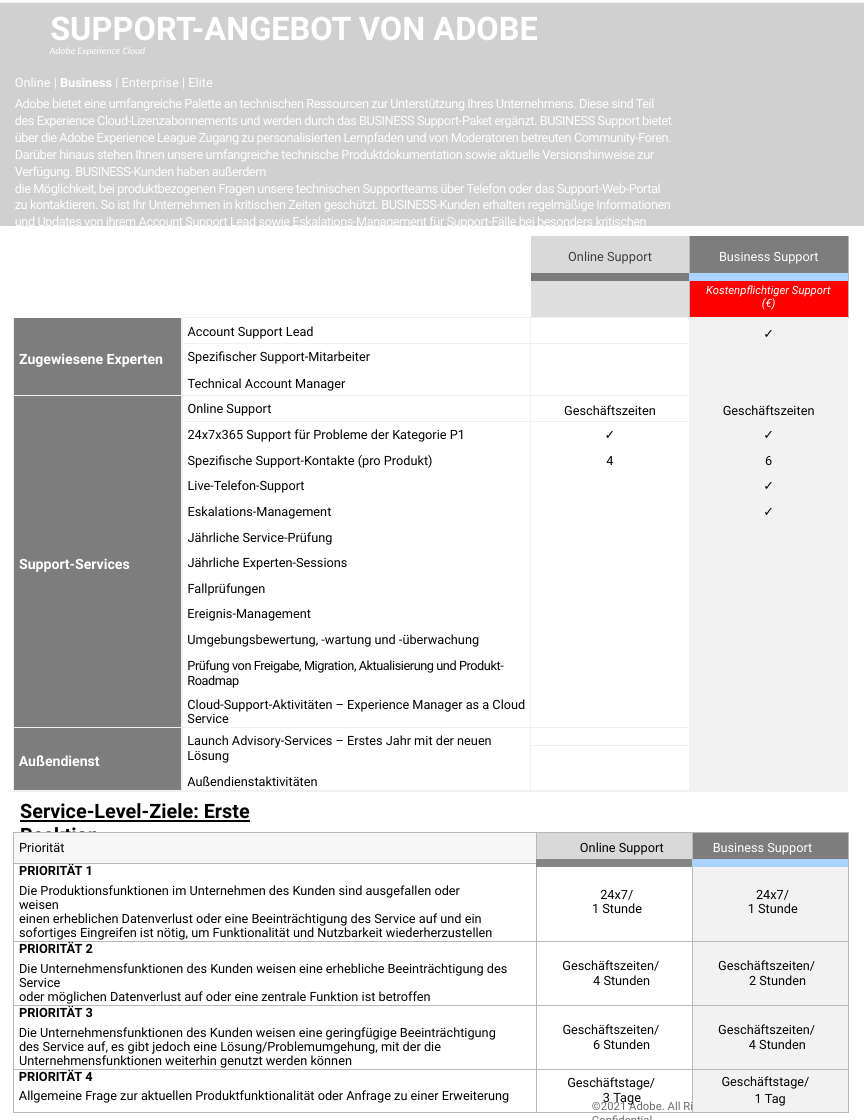
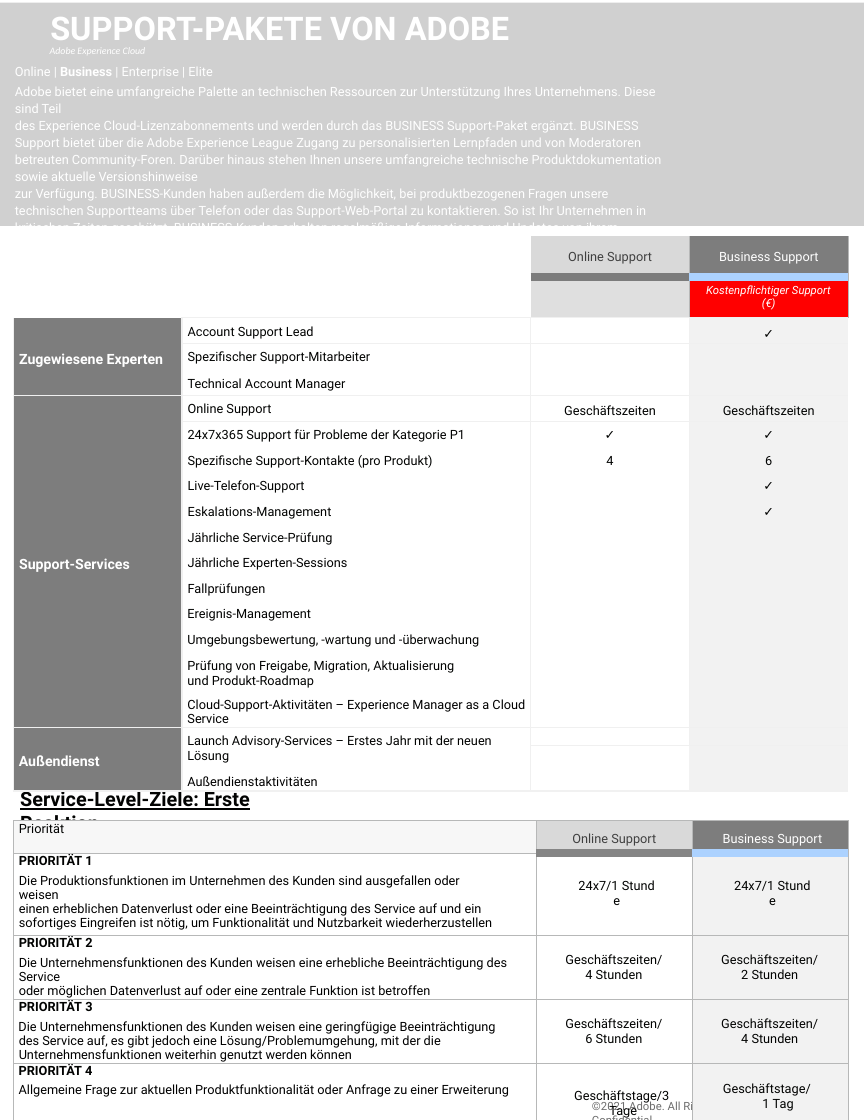
Before and after one commit to AdobeDocs/support-resources.de-DE, a slide deck: slide 1 of help/data-sheets/assets/BusinessSupportDatasheet.pptx. Drawn at 865x1120 pixels with LibreOffice and Linux fonts; fonts in the diff are those of the drawing; grey boxes stand for pictures; background and template pictures are left out. Boxes give left, top, right and bottom in pixels: in the first picture for what was removed or moved away, otherwise in the second. Text is boxed around its words. In the diff, an @@ line names an element or a change of style, - is before the commit and + after.

```diff
--- a/help/data-sheets/assets/BusinessSupportDatasheet.pptx
+++ b/help/data-sheets/assets/BusinessSupportDatasheet.pptx
@@ title at (x1=50, y1=17, x2=509, y2=40): text changed @@
-SUPPORT-ANGEBOT VON ADOBE
+SUPPORT-PAKETE VON ADOBE
@@ text "Online | Business | Enterprise ..." moved from (x1=15, y1=78, x2=672, y2=231) to (x1=15, y1=67, x2=662, y2=226) @@
@@ text at (x1=15, y1=87, x2=662, y2=226): letter spacing -0.3 to 0 pt @@
@@ table at (x1=13, y1=236, x2=849, y2=790) @@
@@ letter spacing -0.3 to 0 pt in "Prüfung von Freigabe, Migration, Aktualisierung und Produkt- ..." @@
@@ text "Service-Level-Ziele: Erste Reaktion" moved from (x1=20, y1=803, x2=250, y2=848) to (x1=20, y1=788, x2=250, y2=833) @@
@@ table at (x1=13, y1=820, x2=848, y2=1120) @@
-row 2, column 2: 24x7/ 1 Stunde
+row 2, column 2: 24x7/1 Stunde
-row 2, column 3: 24x7/ 1 Stunde
+row 2, column 3: 24x7/1 Stunde
-row 5, column 2: Geschäftstage/ 3 Tage
+row 5, column 2: Geschäftstage/3 Tage
-row 5, column 3: Geschäftstage/ / 1 Tag
+row 5, column 3: Geschäftstage/1 Tag
@@ text colour #020302 to #404040 in "Online Support" @@
@@ alignment centre to left @@
@@ indent changed @@
@@ more space between paragraphs @@
@@ table resized from (x1=13, y1=832, x2=848, y2=1110) to (x1=13, y1=820, x2=848, y2=1120) @@
```
Also in this commit, not shown: 2 other slides changed, 8 other files.
